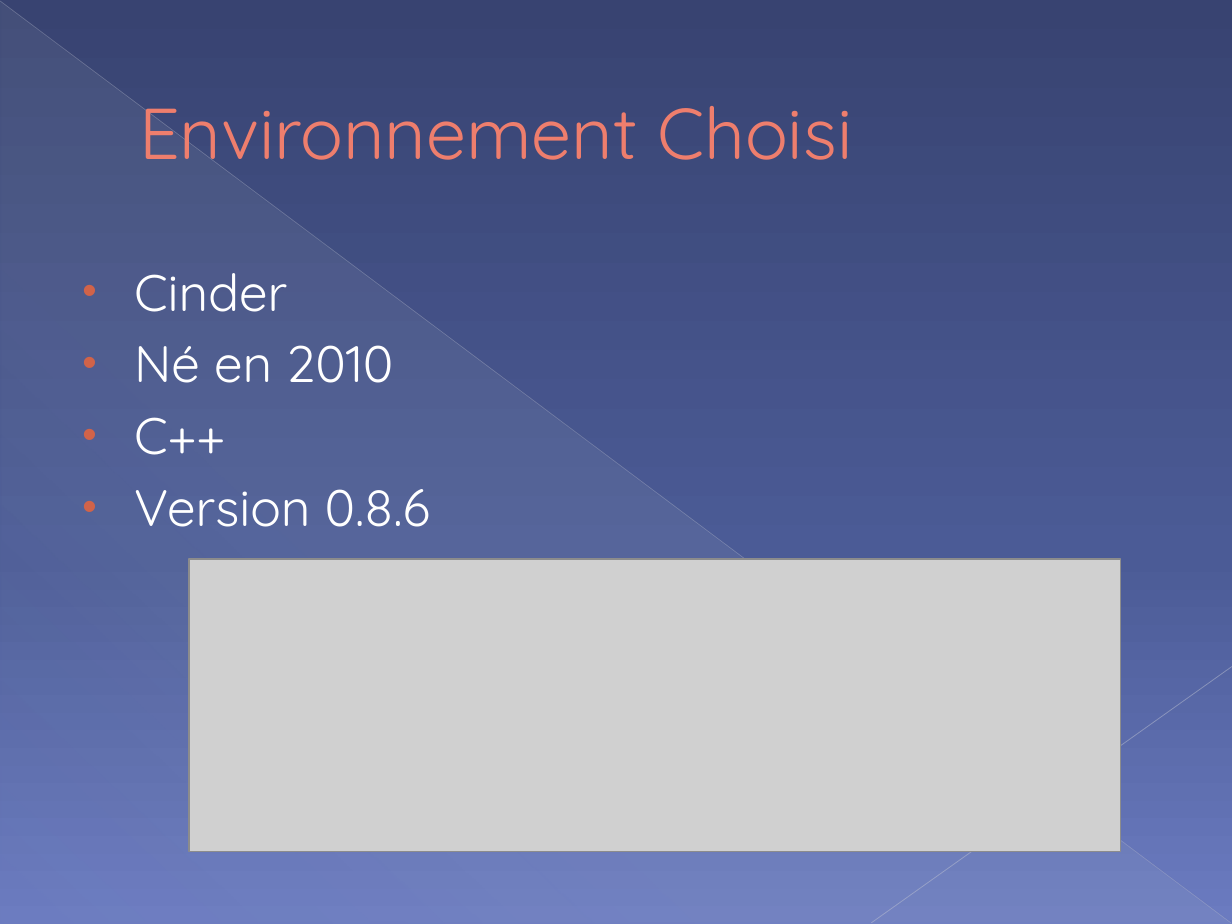
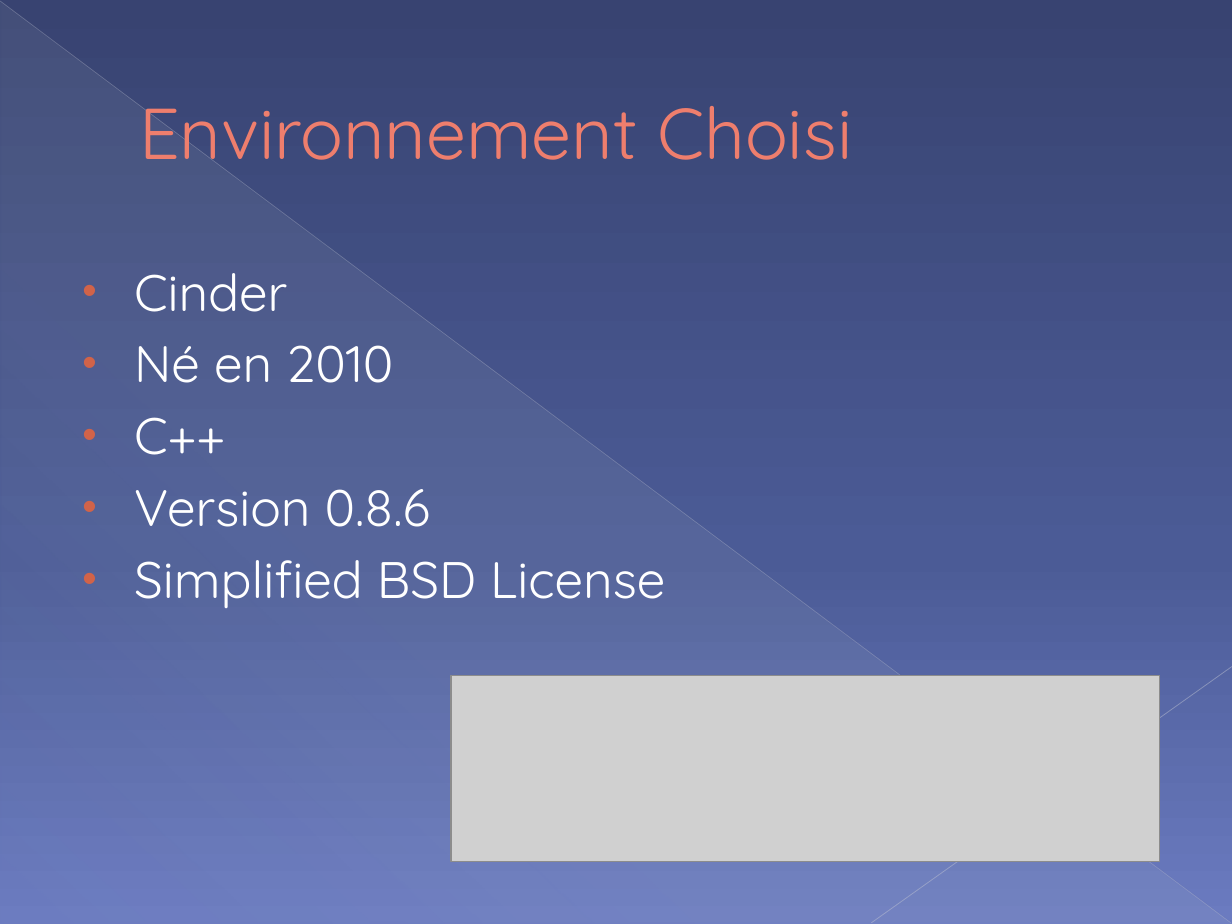
Before and after one commit to 3a-arthurkevin/PaintingBeings, a slide deck: slide 7 of PaintingBeings/Présentation Painting Being.pptx. Drawn at 1232x924 pixels with LibreOffice and Linux fonts; fonts in the diff are those of the drawing; grey boxes stand for pictures. Boxes give left, top, right and bottom in pixels: in the first picture for what was removed or moved away, otherwise in the second. Text is boxed around its words. In the diff, an @@ line names an element or a change of style, - is before the commit and + after.

```diff
--- a/PaintingBeings/Présentation Painting Being.pptx
+++ b/PaintingBeings/Présentation Painting Being.pptx
@@ text at [134,560,665,608]: paragraph added @@
+• Simplified BSD License
@@ picture: place and size @@
-picture at [190,559,1121,851]
+picture at [451,675,1159,861]
```
Also in this commit, not shown: 5 other files.
